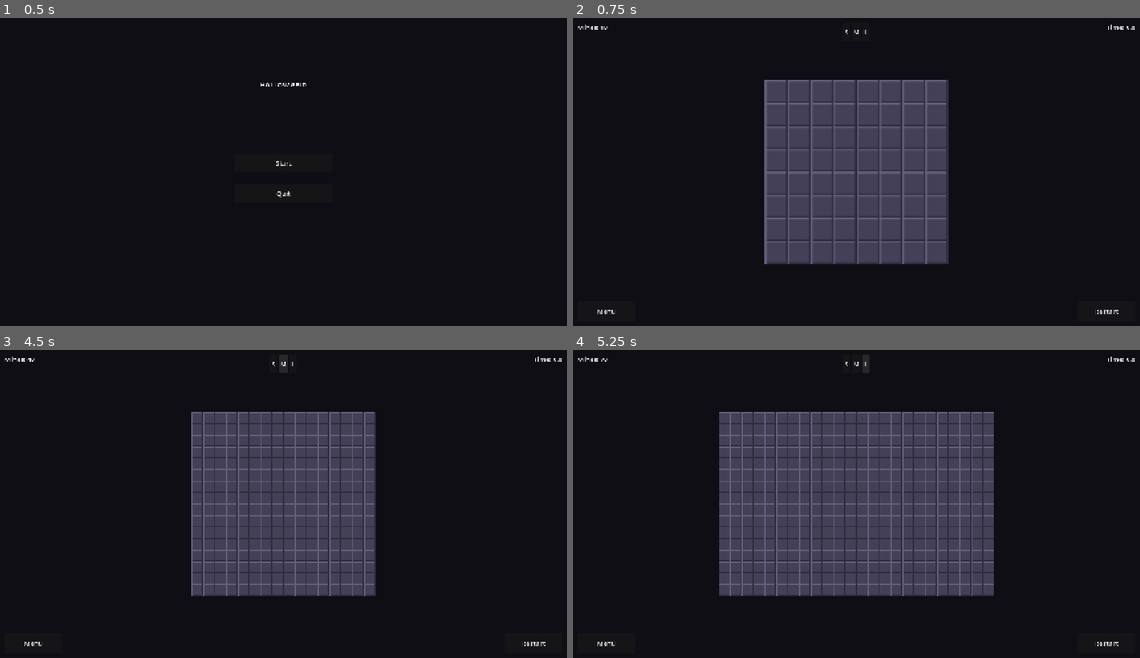
Above: before the commit, frames 1-4 (two rows, left to right).
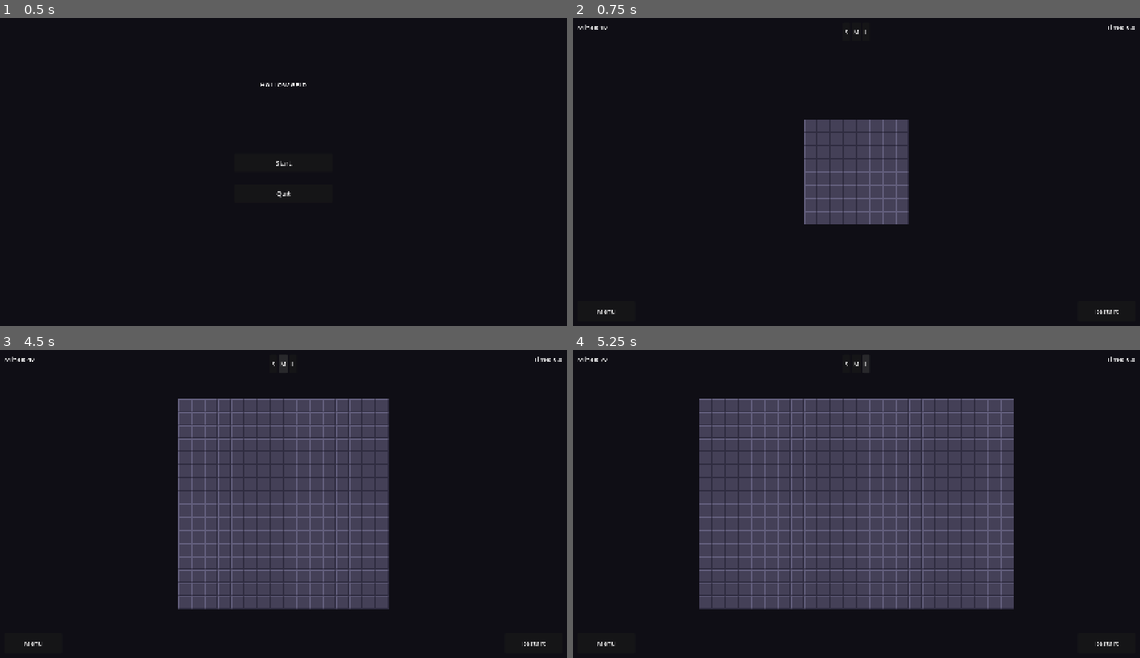
Above: after the commit, the same moments.

Repository: Thibu/demineur-deck
Game: Godot game, scene res://scenes/main_menu/main_menu.tscn
The game is run twice, just before and just after one commit, with the same random seed, the same clock (stepped at 60 frames per second) and the same inputs.
Inputs:
- Up to frame 1 (0.5 s): no input
- Up to frame 2 (0.75 s): click "Start" at 0.5 s
- Up to frame 3 (4.5 s): click "Restart" at 1.25 s; click "Restart" at 2 s; click "Restart" at 2.75 s; click "S" at 3.5 s; click "M" at 4.25 s
- Up to frame 4 (5.25 s): click "L" at 5 s

Frame 1 is identical in both runs. In frame 2, 14% of the frame differs, in the area x 33-67%, y 20-80%; in frame 3, 10%; in frame 4, 15%, in the area x 22-78%, y 15-85%.

Commit message:
change pixel art mine & chiffres

Diff:
--- a/assets/sprites/placeholder_sprites.gd
+++ b/assets/sprites/placeholder_sprites.gd
@@ -1,6 +1,6 @@
 extends Node
 
-const CELL_SIZE := 14
+const CELL_SIZE := 16
 
 var cell_hidden: Texture2D
 var cell_revealed: Texture2D
@@ -16,11 +16,13 @@
 	"hidden_highlight": Color(0.392, 0.373, 0.494),
 	"hidden_shadow": Color(0.188, 0.176, 0.251),
 	"revealed_bg": Color(0.118, 0.110, 0.157),
+	"revealed_border": Color(0.188, 0.176, 0.251),
 	"flag_base": Color(0.345, 0.318, 0.431),
 	"flag_pole": Color(0.200, 0.196, 0.247),
 	"flag_triangle": Color(0.847, 0.388, 0.318),
 	"mine_body": Color(0.059, 0.055, 0.082),
 	"mine_spike": Color(0.200, 0.196, 0.247),
+	"mine_highlight": Color(1.0, 1.0, 1.0),
 	"explode_bg": Color(0.549, 0.251, 0.200),
 	"number_1": Color(0.392, 0.737, 0.847),
 	"number_2": Color(0.471, 0.816, 0.502),
@@ -49,20 +51,36 @@
 	for y in range(CELL_SIZE):
 		img.set_pixel(0, y, _colors["hidden_highlight"])
 		img.set_pixel(CELL_SIZE - 1, y, _colors["hidden_shadow"])
+	img.set_pixel(CELL_SIZE - 1, 0, _colors["hidden_bg"])
+	img.set_pixel(0, CELL_SIZE - 1, _colors["hidden_bg"])
 	return ImageTexture.create_from_image(img)
 
 func _make_cell_revealed() -> ImageTexture:
 	var img := Image.create(CELL_SIZE, CELL_SIZE, false, Image.FORMAT_RGBA8)
 	img.fill(_colors["revealed_bg"])
 	for x in range(CELL_SIZE):
-		img.set_pixel(x, 0, _colors["hidden_shadow"])
-		img.set_pixel(x, CELL_SIZE - 1, _colors["hidden_shadow"])
+		img.set_pixel(x, 0, _colors["revealed_border"])
+		img.set_pixel(x, CELL_SIZE - 1, _colors["revealed_border"])
 	for y in range(CELL_SIZE):
-		img.set_pixel(0, y, _colors["hidden_shadow"])
-		img.set_pixel(CELL_SIZE - 1, y, _colors["hidden_shadow"])
+		img.set_pixel(0, y, _colors["revealed_border"])
+		img.set_pixel(CELL_SIZE - 1, y, _colors["revealed_border"])
 	return ImageTexture.create_from_image(img)
 
 func _make_cell_flagged() -> ImageTexture:
+	var img := _make_hidden_base()
+	var pole_x := 8
+	for py in range(3, 13):
+		img.set_pixel(pole_x, py, _colors["flag_pole"])
+		img.set_pixel(pole_x + 1, py, _colors["flag_pole"])
+	for dy in range(4):
+		for dx in range(5 - dy):
+			img.set_pixel(pole_x - 1 - dx, 3 + dy, _colors["flag_triangle"])
+	for bx in range(-3, 4):
+		img.set_pixel(pole_x + bx, 12, _colors["flag_base"])
+		img.set_pixel(pole_x + bx, 13, _colors["flag_base"])
+	return ImageTexture.create_from_image(img)
+
+func _make_hidden_base() -> Image:
 	var img := Image.create(CELL_SIZE, CELL_SIZE, false, Image.FORMAT_RGBA8)
 	img.fill(_colors["hidden_bg"])
 	for x in range(CELL_SIZE):
@@ -71,48 +89,54 @@
 	for y in range(CELL_SIZE):
 		img.set_pixel(0, y, _colors["hidden_highlight"])
 		img.set_pixel(CELL_SIZE - 1, y, _colors["hidden_shadow"])
-	var pole_x := CELL_SIZE / 2
-	for py in range(3, CELL_SIZE - 3):
-		img.set_pixel(pole_x, py, _colors["flag_pole"])
-		img.set_pixel(pole_x + 1, py, _colors["flag_pole"])
-	for dx in range(4):
-		for dy in range(3):
-			img.set_pixel(pole_x - 1 - dx, 3 + dy, _colors["flag_triangle"])
-	return ImageTexture.create_from_image(img)
+	img.set_pixel(CELL_SIZE - 1, 0, _colors["hidden_bg"])
+	img.set_pixel(0, CELL_SIZE - 1, _colors["hidden_bg"])
+	return img
 
 func _make_cell_mine() -> ImageTexture:
-	var img := Image.create(CELL_SIZE, CELL_SIZE, false, Image.FORMAT_RGBA8)
-	img.fill(_colors["revealed_bg"])
-	var cx := CELL_SIZE / 2
-	var cy := CELL_SIZE / 2
-	var r := 3
-	for dx in range(-r, r + 1):
-		for dy in range(-r, r + 1):
-			if dx * dx + dy * dy <= r * r:
-				img.set_pixel(cx + dx, cy + dy, _colors["mine_body"])
-	for spike in [Vector2i(-4, 0), Vector2i(4, 0), Vector2i(0, -4), Vector2i(0, 4)]:
-		img.set_pixel(cx + spike.x, cy + spike.y, _colors["mine_spike"])
-	for spike in [Vector2i(-3, -3), Vector2i(3, -3), Vector2i(-3, 3), Vector2i(3, 3)]:
-		img.set_pixel(cx + spike.x, cy + spike.y, _colors["mine_spike"])
-	img.set_pixel(cx - 1, cy - 1, Color.WHITE)
+	var img := _make_revealed_base()
+	_draw_mine(img)
 	return ImageTexture.create_from_image(img)
 
 func _make_cell_exploded() -> ImageTexture:
 	var img := Image.create(CELL_SIZE, CELL_SIZE, false, Image.FORMAT_RGBA8)
 	img.fill(_colors["explode_bg"])
-	var cx := CELL_SIZE / 2
-	var cy := CELL_SIZE / 2
-	var r := 3
+	for x in range(CELL_SIZE):
+		img.set_pixel(x, 0, _colors["revealed_border"])
+		img.set_pixel(x, CELL_SIZE - 1, _colors["revealed_border"])
+	for y in range(CELL_SIZE):
+		img.set_pixel(0, y, _colors["revealed_border"])
+		img.set_pixel(CELL_SIZE - 1, y, _colors["revealed_border"])
+	_draw_mine(img)
+	return ImageTexture.create_from_image(img)
+
+func _make_revealed_base() -> Image:
+	var img := Image.create(CELL_SIZE, CELL_SIZE, false, Image.FORMAT_RGBA8)
+	img.fill(_colors["revealed_bg"])
+	for x in range(CELL_SIZE):
+		img.set_pixel(x, 0, _colors["revealed_border"])
+		img.set_pixel(x, CELL_SIZE - 1, _colors["revealed_border"])
+	for y in range(CELL_SIZE):
+		img.set_pixel(0, y, _colors["revealed_border"])
+		img.set_pixel(CELL_SIZE - 1, y, _colors["revealed_border"])
+	return img
+
+func _draw_mine(img: Image) -> void:
+	var cx := 8
+	var cy := 8
+	var r := 4
 	for dx in range(-r, r + 1):
 		for dy in range(-r, r + 1):
 			if dx * dx + dy * dy <= r * r:
 				img.set_pixel(cx + dx, cy + dy, _colors["mine_body"])
-	for spike in [Vector2i(-4, 0), Vector2i(4, 0), Vector2i(0, -4), Vector2i(0, 4)]:
-		img.set_pixel(cx + spike.x, cy + spike.y, _colors["mine_spike"])
-	for spike in [Vector2i(-3, -3), Vector2i(3, -3), Vector2i(-3, 3), Vector2i(3, 3)]:
-		img.set_pixel(cx + spike.x, cy + spike.y, _colors["mine_spike"])
-	img.set_pixel(cx - 1, cy - 1, Color.WHITE)
-	return ImageTexture.create_from_image(img)
+	for s in [Vector2i(-1, 0), Vector2i(1, 0), Vector2i(0, -1), Vector2i(0, 1)]:
+		img.set_pixel(cx + s.x * 5, cy + s.y * 5, _colors["mine_spike"])
+		img.set_pixel(cx + s.x * 6, cy + s.y * 6, _colors["mine_spike"])
+	for s in [Vector2i(-1, -1), Vector2i(1, -1), Vector2i(-1, 1), Vector2i(1, 1)]:
+		img.set_pixel(cx + s.x * 4, cy + s.y * 4, _colors["mine_spike"])
+	img.set_pixel(cx - 2, cy - 2, _colors["mine_highlight"])
+	img.set_pixel(cx - 1, cy - 2, _colors["mine_highlight"])
+	img.set_pixel(cx - 2, cy - 1, _colors["mine_highlight"])
 
 func _make_number_textures() -> void:
 	var number_colors := [
@@ -137,13 +161,12 @@
 	]
 
 	for i in range(8):
-		var img := Image.create(CELL_SIZE, CELL_SIZE, false, Image.FORMAT_RGBA8)
-		img.fill(_colors["revealed_bg"])
+		var img := _make_revealed_base()
 		var pattern: Array = digit_patterns[i]
 		var pat_h: int = pattern.size()
 		var pat_w: int = (pattern[0] as Array).size()
-		var ox := (CELL_SIZE - pat_w) / 2
-		var oy := (CELL_SIZE - pat_h) / 2
+		var ox: int = (CELL_SIZE - pat_w) / 2
+		var oy: int = (CELL_SIZE - pat_h) / 2
 		for py in range(pat_h):
 			for px in range(pat_w):
 				if pattern[py][px] == 1:
--- a/features/grid/grid_cell.tscn
+++ b/features/grid/grid_cell.tscn
@@ -3,14 +3,14 @@
 [ext_resource type="Script" path="res://features/grid/grid_cell.gd" id="1"]
 
 [node name="GridCell" type="Control"]
-custom_minimum_size = Vector2(14, 14)
-offset_right = 14
-offset_bottom = 14
+custom_minimum_size = Vector2(16, 16)
+offset_right = 16
+offset_bottom = 16
 script = ExtResource("1")
 
 [node name="Sprite" type="TextureRect" parent="."]
 layout_mode = 0
-offset_right = 14
-offset_bottom = 14
+offset_right = 16
+offset_bottom = 16
 expand_mode = 1
 stretch_mode = 5
--- a/project.godot
+++ b/project.godot
@@ -29,7 +29,6 @@
 window/size/viewport_width=1440
 window/size/viewport_height=810
 window/stretch/mode="canvas_items"
-window/stretch/aspect="keep"
 
 [input_devices]
 
--- a/scenes/run/game_scene.gd
+++ b/scenes/run/game_scene.gd
@@ -64,14 +64,10 @@
 	var cell_size := PlaceholderSprites.CELL_SIZE
 	var grid_w: int = int(s["width"]) * cell_size
 	var grid_h: int = int(s["height"]) * cell_size
-	var fit: float = min(float(_GAME_W) / float(grid_w), float(_GAME_H) / float(grid_h))
-	var scale_factor: int = max(1, int(floor(fit)))
-	_renderer.scale = Vector2(scale_factor, scale_factor)
-	var scaled_w: int = grid_w * scale_factor
-	var scaled_h: int = grid_h * scale_factor
+	_renderer.scale = Vector2.ONE
 	_renderer.position = Vector2(
-		(_GAME_W - scaled_w) / 2.0,
-		(_GAME_H - scaled_h) / 2.0
+		(_GAME_W - grid_w) / 2.0,
+		(_GAME_H - grid_h) / 2.0
 	)
 
 func _on_restart() -> void:
